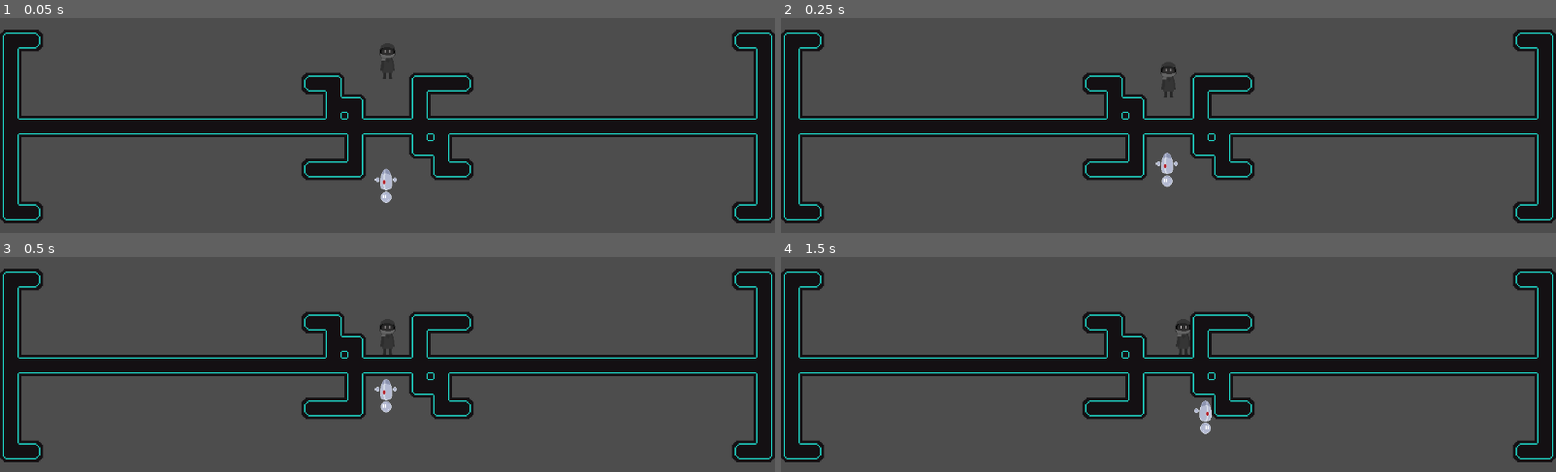
Above: before the commit, frames 1-4 (two rows, left to right).
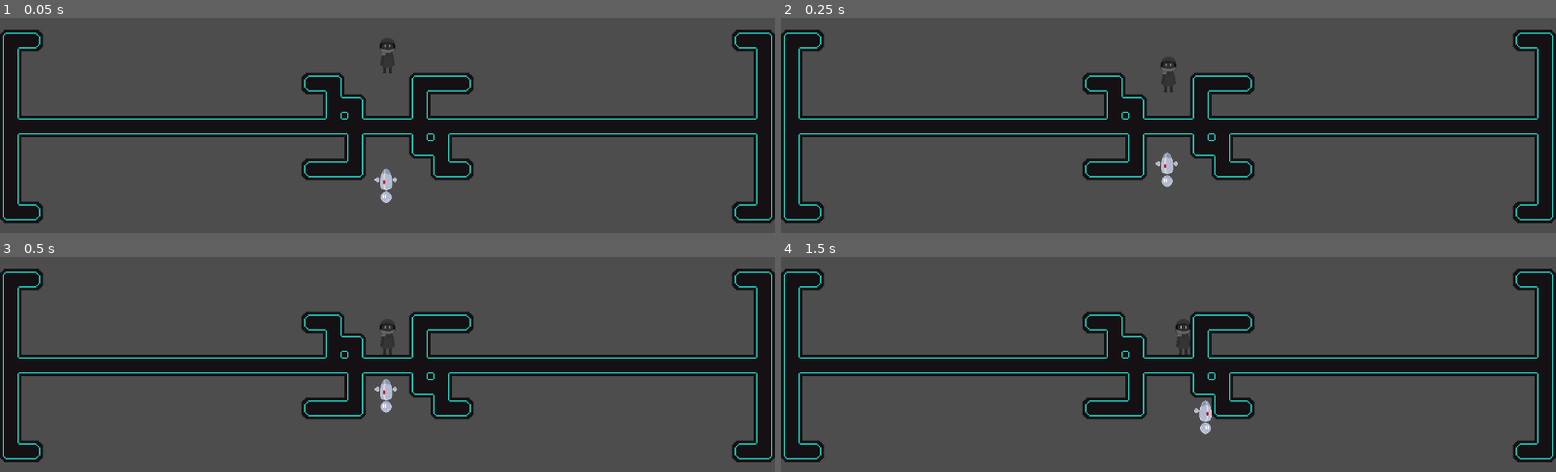
Above: after the commit, the same moments.

Repository: miniaturity/campfire-nyc
Game: Godot game, scene res://scenes/test_scene.tscn
Same seed, same stepped clock (60 frames per second), same inputs: the game is played once before the commit and once after it.
Inputs:
- Up to frame 1 (0.05 s): no input
- Up to frame 2 (0.25 s): no input
- Up to frame 3 (0.5 s): no input
- Up to frame 4 (1.5 s): tap Enter (ui_accept) at 0.5, 0.77 s; hold E (switch_controls) 0.53-1.28 s; hold Right (ui_right) from 0.53 s (still down); tap E (switch_controls) at 1.35 s

The runs differ from the first frame. In frame 1, 0.1% of the frame differs, in the area x 49-51%, y 10-29%; in frame 2, 0.1%, in the area x 49-51%, y 19-37%; in frame 3, nothing differs; in frame 4, nothing differs.

Commit message:
ButtonPlatformPair + GameManager changes

Diff:
--- a/scenes/test_scene.tscn
+++ b/scenes/test_scene.tscn
@@ -1,6 +1,6 @@
 [gd_scene format=4 uid="uid://c6njo6vjiqgik"]
 
-[ext_resource type="PackedScene" uid="uid://dy1ujdrd47cuw" path="res://objects/player.tscn" id="1_j8ivh"]
+[ext_resource type="PackedScene" uid="uid://dy1ujdrd47cuw" path="res://objects/starvia_player.tscn" id="1_j8ivh"]
 [ext_resource type="PackedScene" uid="uid://cy7p2fjmypwn2" path="res://objects/robot_player.tscn" id="2_nd71p"]
 [ext_resource type="TileSet" uid="uid://cboxm6qc4clkn" path="res://assets/robot_world/robot_tileset.tres" id="3_nd71p"]
 
@@ -17,7 +17,7 @@
 shape = SubResource("RectangleShape2D_7ddre")
 
 [node name="StarviaPlayer" parent="." unique_id=1335828167 instance=ExtResource("1_j8ivh")]
-position = Vector2(576, 264)
+position = Vector2(576, 256)
 
 [node name="RobotPlayer" parent="." unique_id=1395355102 instance=ExtResource("2_nd71p")]
 position = Vector2(574, 448)
--- /dev/null
+++ b/src/ButtonPlatformPair.gd
@@ -0,0 +1,38 @@
+extends Node
+
+class_name ButtonPlatformPair
+
+# TODO: Create tileset and set source id.
+const source_id: int = -999
+
+# ID that defines the pair.
+var id: int
+
+# Whether button activates or deactivates platform
+# true = activates
+var activatePlatform: bool
+
+# Atlas positions of the buttons within the tileset
+var button_pos: Vector2i
+var active_button_pos: Vector2i
+
+# Atlas positions of the platforms within the SAME tileset.
+var inactive_platform_pos: Vector2i
+var platform_pos: Vector2i
+
+
+
+
+func _init(id_: int,
+activate: bool,
+bp: Vector2i,
+abp: Vector2,
+ipp: Vector2i,
+pp: Vector2i
+):
+	id = id_
+	activatePlatform = activate
+	button_pos = bp
+	active_button_pos = abp
+	inactive_platform_pos = ipp
+	platform_pos = pp
--- a/src/GameManager.gd
+++ b/src/GameManager.gd
@@ -24,11 +24,27 @@
 
 @onready var spawn_point: CharacterBody2D = get_tree().current_scene.get_node("Spawnpoint")
 
+# Button Tileset Textures
+
+var button_tileset_source_id # TODO: Create button tileset
+
 # Should teleport them back to start positions.
 func kill():
 	starvia_player.global_position = spawn_point.global_position
 	robot_player.global_position = spawn_point.global_position
 
-func set_to_tile(map: TileMapLayer, player: CharacterBody2D, coords: Vector2i):
-	var local_pos = map.map_to_local(coords)
-	player.global_position = map.to_global(local_pos)
+func process_collision(collision: KinematicCollision2D):
+	if (collision.get_collider() is TileMapLayer):
+		var map = collision.get_collider() as TileMapLayer
+		var tile_pos = map.local_to_map(map.to_local(collision.get_position()))
+
+		if map.get_cell_source_id(tile_pos) != -1:
+			var tile_data = map.get_cell_tile_data(tile_pos)
+			if tile_data:
+				var button = tile_data.get_custom_data("button_id")
+				if button:
+					activate_button(map, button, tile_pos)
+
+
+func activate_button(map: TileMapLayer, button: int, button_pos: Vector2i):
+	map.set_cell(button_pos, button_tileset_source_id, )
Not shown, added: src/ButtonPlatformPair.gd.uid
